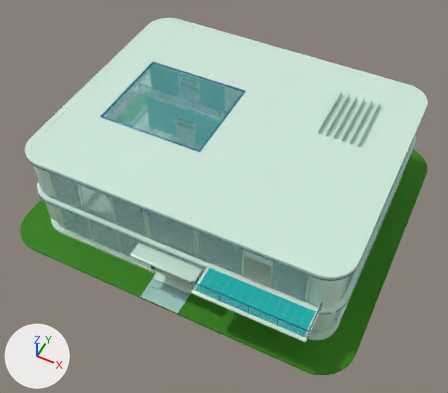
The FBX model assets/models/aero-house/AeroHouse.fbx as it was, and as the next commit left it.
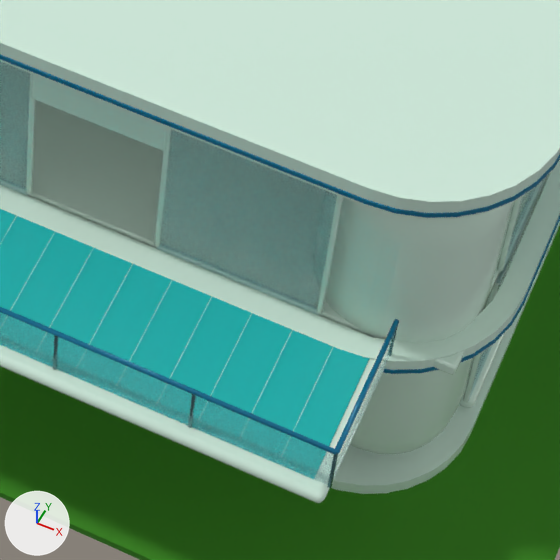
The first picture shows the older version from a camera (50 mm lens) standing at (66.5, -140.3, 171.7) and looking at (1.6, -10.5, 9.5). The close-ups show the older and then the newer version on the part from 53% to 80% of the width and 59% to 90% of the height of that picture. Only the edits that show in the close-ups are written down. Every picture has the same lights, and +X, +Y and +Z are marked at lower left.

Names of what the first close-up shows: 'Aero_CornerShell_Palette', 'Aero_FrontRightU_Glass', 'Aero_GroundFloor_Palette', 'Aero_MiddleRibbon_Palette', 'Aero_RoofFront_Palette', 'Aero_RoofRibbon_Palette', 'Aero_Site_Palette', 'Aero_TerraceDoorHeader_Palette', 'Aero_TerraceRail_Glass', 'Aero_TerraceRail_Palette', 'Aero_Terrace_Palette', 'Aero_UpperFloorEast_Palette' and 8 more.
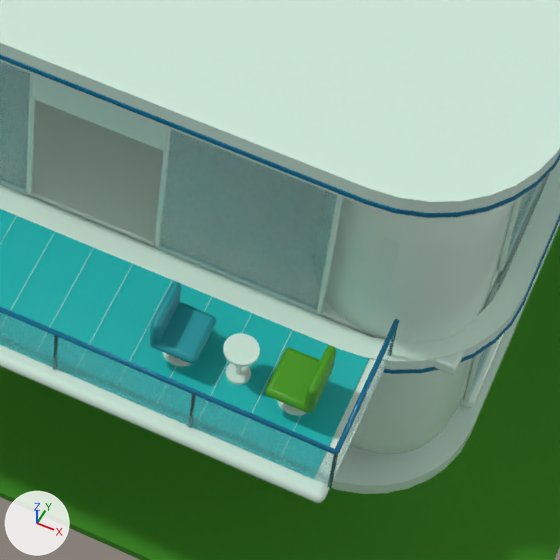
Boxes (x1, y1, x2, y2) around the edits, measured in the close-ups (560 x 560 px):
'Aero_TerraceFurniture_Palette', added: after (150, 282, 336, 416)

The change, as a diff of the scene's bpy script:
```diff
--- a/assets/models/aero-house/AeroHouse.fbx.py
+++ b/assets/models/aero-house/AeroHouse.fbx.py
@@ me_aero_terracefurniture_palette_001 @@
+me_aero_terracefurniture_palette_001.from_pydata(...)  # 440 vertices, 836 faces; spans x 35.85..46.56, y -51.2..-47.6, z 18.02..22.55
+me_aero_terracefurniture_palette_001.materials.append(mat_aero_palette)
@@ ob_aero_terracefurniture_palette @@
+ob_aero_terracefurniture_palette = bpy.data.objects.new('Aero_TerraceFurniture_Palette', me_aero_terracefurniture_palette_001)
+ob_aero_terracefurniture_palette.location = (0.0, 0.0, 0.0)
```
